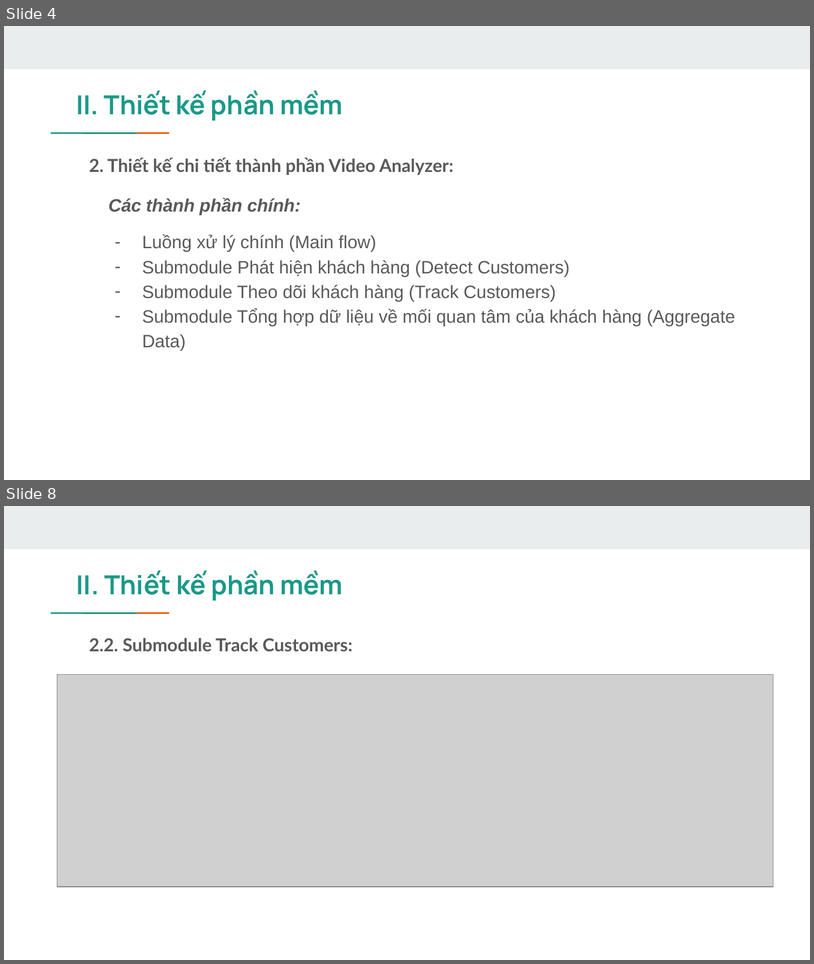
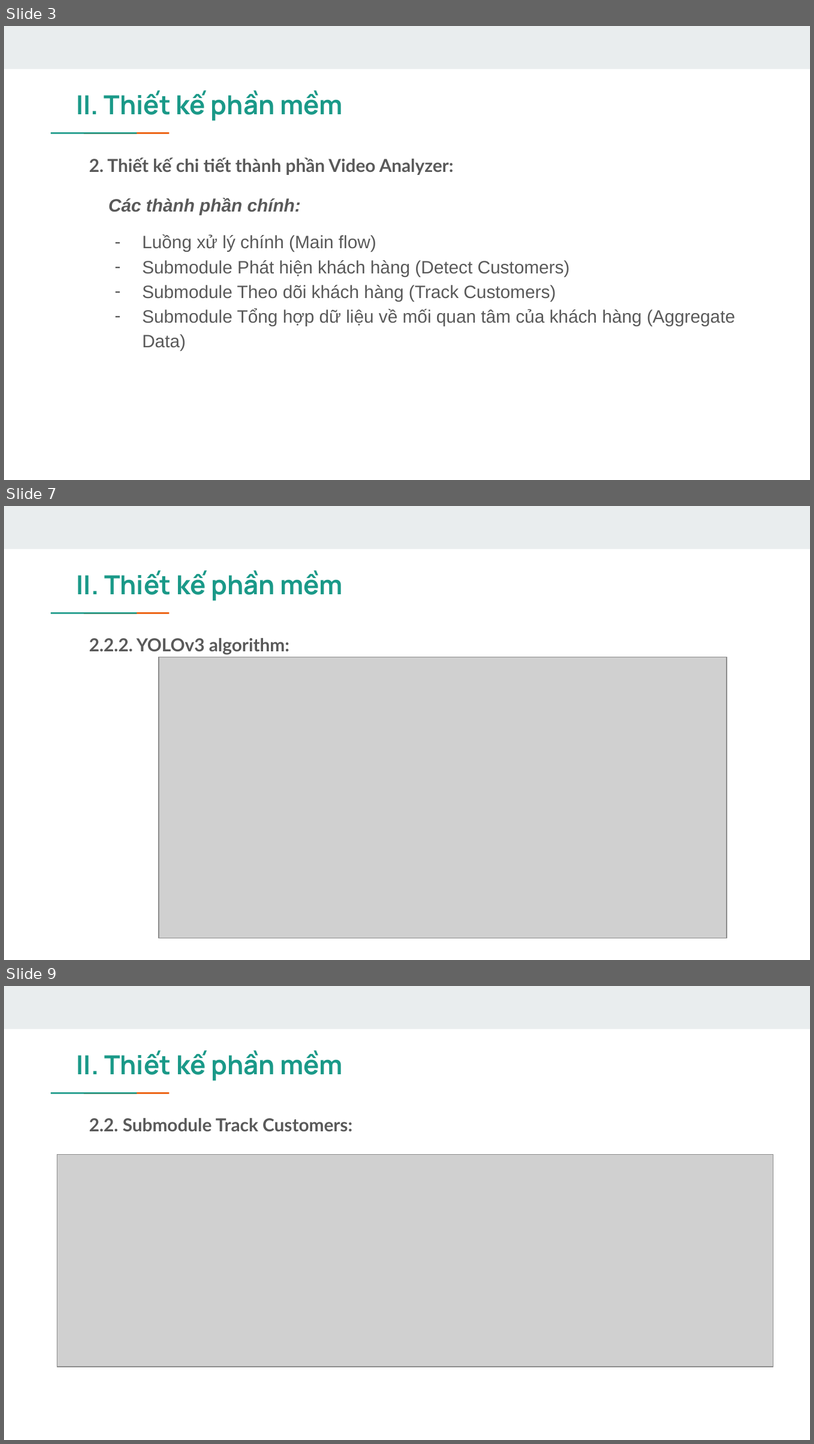
Before and after one commit to hungvm2/retail_store_analytics, a slide deck: Presentation slide.pptx. Shown one above the other, each under a label of ours: slides 4 and 8 before the commit, slides 3, 7 and 9 after it; the slides between them are not shown. The pictures are 814x964 and 814x1444 pixels, drawn with LibreOffice and Linux fonts; fonts in the diff are those of the drawing; grey boxes stand for pictures. Boxes give left, top, right and bottom in pixels: in the first picture for what was removed or moved away, otherwise in the second. Text is boxed around its words. In the diff, an @@ line names an element or a change of style, - is before the commit and + after.

```diff
--- a/Presentation slide.pptx
+++ b/Presentation slide.pptx
@@ slide 7 added at bbox=[4, 506, 810, 960], background #FFFFFF; not listed: 3 template elements that a slide beside it also shows @@
@@ title added at bbox=[77, 570, 343, 601], 23.4 pt, text #1A9988, bold @@
+II. Thiết kế phần mềm
@@ text added at bbox=[89, 638, 290, 655], 16 pt, text #595959, bold @@
+2.2.2. YOLOv3 algorithm:
@@ picture added at bbox=[159, 657, 728, 937] @@
@@ what was slide 4 is now slide 3 @@
@@ what was slide 8 is now slide 9 @@
```
Also in this commit, not shown: 5 slides changed, 14 other slides added, 2 slides removed, 16 other files.
